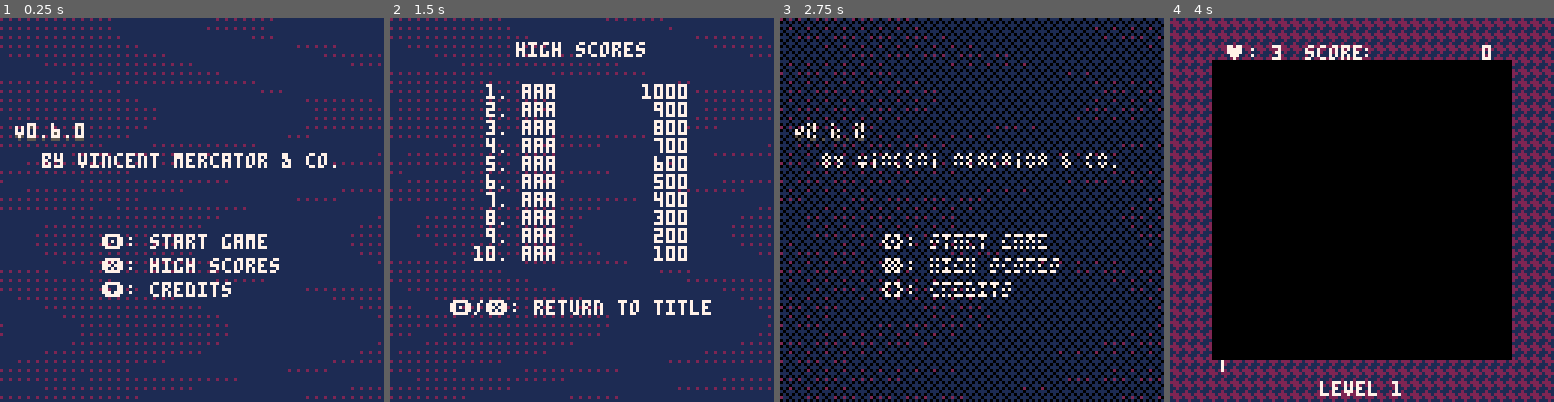
Above: before the commit, frames 1-4 (left to right).
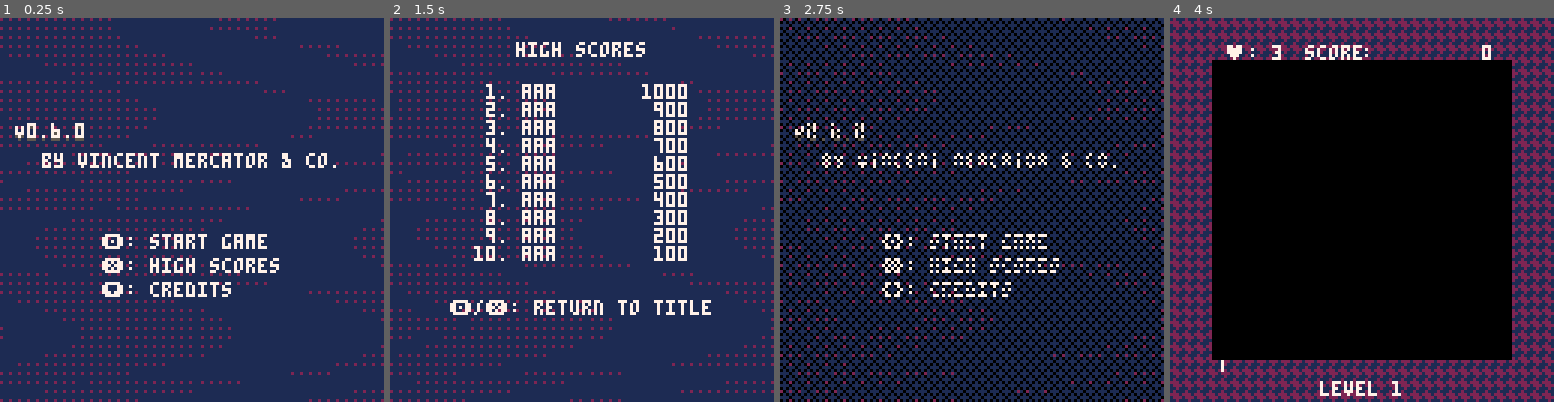
Above: after the commit, the same moments.

Repository: vm70/stratagem
Game: PICO-8 cartridge src/main.p8
Two runs of this game, one before a commit and one after it. Both use one fixed random seed, a clock stepped at 60 frames per second and the inputs below.
Inputs (mouse positions are in pixels of both pictures, inside the frame that each line leads up to):
- Up to frame 1 (0.25 s): no input
- Up to frame 2 (1.5 s): tap X (X key) at 0.33, 1.07 s; click (670, 121) at 0.67 s; tap O (Z key) at 0.7 s; click (436, 267) at 1.22 s
- Up to frame 3 (2.75 s): hold Right 1.6-2.1 s; tap O (Z key) at 1.7, 2.1, 2.5 s; click (887, 114) at 1.77 s; tap X (X key) at 1.85 s; hold Up 2.15-2.42 s; click (952, 259) at 2.32 s; hold Right from 2.47 s (still down)
- Up to frame 4 (4 s): click (1404, 106) at 2.87 s; tap O (Z key) at 2.9, 3.3, 3.7 s; tap X (X key) at 2.97 s; release Right at 3.03 s; hold Left 3.08-3.58 s; click (1465, 256) at 3.42 s; hold Down 3.63-3.97 s; click (1231, 102) at 3.97 s

The runs differ from the first frame. In frame 1, 6.6% of the frame differs, in the area x 0-100%, y 0-100%; in frame 2, 6.9%; in frame 3, 4.2%; in frame 4, nothing differs.

Commit message:
Move background pattern parts to be centered on-screen

Diff:
--- a/src/ui.lua
+++ b/src/ui.lua
@@ -337,7 +337,16 @@
 			then
 				color = 2
 			end
-			pset(x, y, color)
+			-- cheat a little bit to center the pattern on the 128x128 grid
+			local x_alt = x
+			local y_alt = y
+			if x >= 64 then
+				x_alt = x_alt + 1
+			end
+			if y >= 64 then
+				y_alt = y_alt + 1
+			end
+			pset(x_alt, y_alt, color)
 		end
 	end
 	map(16, 0, 0, 0, 16, 16)
